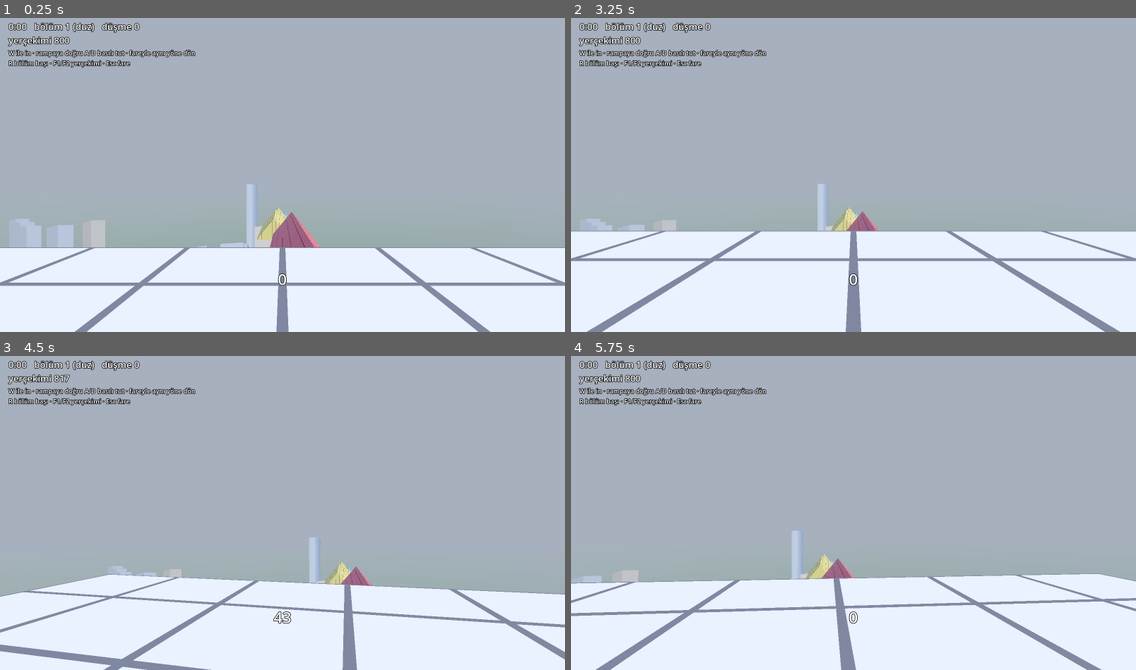
Above: before the commit, frames 1-4 (two rows, left to right).
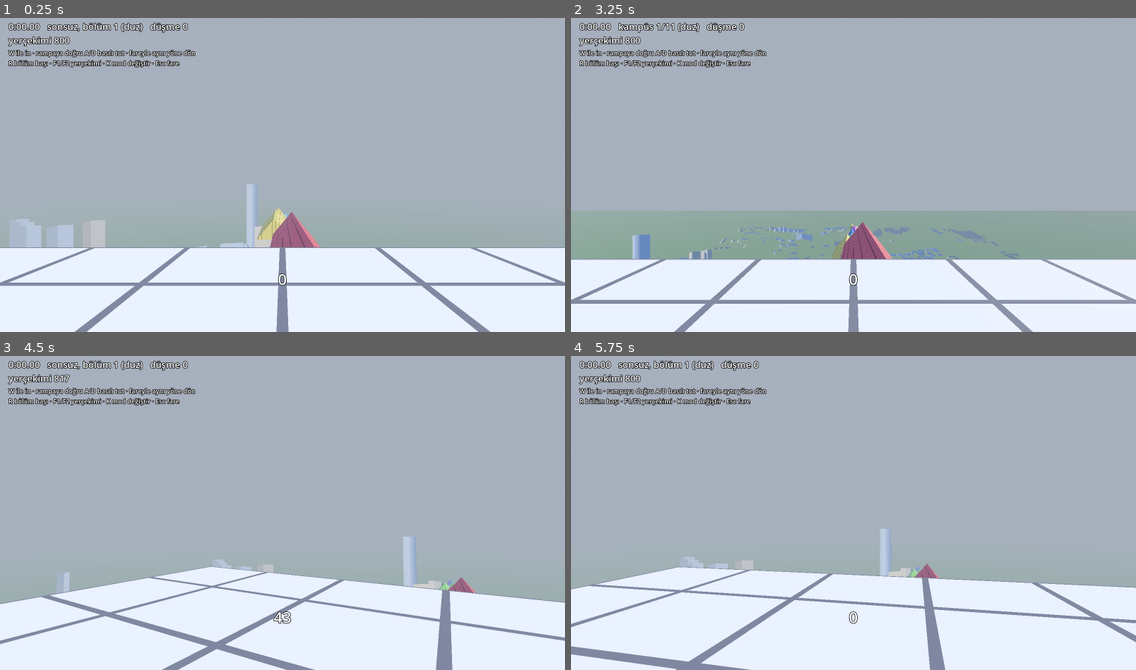
Above: after the commit, the same moments.

Repository: salihsahinin/sorf
Game: Godot game, scene res://sahneler/ana.tscn
Same seed, same stepped clock (60 frames per second), same inputs: the game is played once before the commit and once after it.
Inputs (mouse positions are in pixels of both pictures, inside the frame that each line leads up to):
- Up to frame 1 (0.25 s): no input
- Up to frame 2 (3.25 s): tap Enter at 0.5, 2.75 s; move the mouse to (881, 171) at 0.52 s; tap S (geri) at 0.6 s; tap W (ileri) at 0.8, 1.35 s; tap Space (zipla) at 1.25 s; move the mouse to (825, 175) at 1.27 s; tap A (sol) at 1.55, 2.1 s; move the mouse to (864, 168) at 2.02 s; hold R (yeniden) 2.03-2.78 s; move the mouse to (847, 178) at 2.77 s; tap R (yeniden) at 2.85 s; tap K at 3.05 s
- Up to frame 3 (4.5 s): move the mouse to (322, 516) at 3.52 s; tap K at 3.6 s; tap S (geri) at 3.8, 4.35 s; move the mouse to (237, 506) at 4.27 s
- Up to frame 4 (5.75 s): tap W (ileri) at 4.55, 5.1 s; move the mouse to (859, 509) at 5.02 s; tap A (sol) at 5.3 s

The runs differ from the first frame. In frame 1, 0.7% of the frame differs, in the area x 4-34%, y 1-16%; in frame 2, 15%, in the area x 0-100%, y 1-100%; in frame 3, 9.8%; in frame 4, 9.9%.

Commit message:
Campus mode: fixed west-to-east course over ITU Ayazaga (seed 2026, 11 segments), finish with best time, K toggles modes, kampus.bat
Co-Authored-By: Claude Opus 5.5 <noreply@anthropic.com>

Diff:
--- a/betikler/ana.gd
+++ b/betikler/ana.gd
@@ -7,6 +7,9 @@
 const Dunya := preload("res://betikler/dunya.gd")
 
 var dunya: Node3D
+static var kampus_modu := false   # K tuşuyla değişir, sahne yeniden yüklenince korunur
+var bitti := false
+var en_iyi := -1.0
 
 var oyuncu: CharacterBody3D
 var seviye: Node3D
@@ -25,10 +28,12 @@
 
 func _ready() -> void:
 	test = "--test" in OS.get_cmdline_user_args()
+	if "--kampus" in OS.get_cmdline_user_args():
+		kampus_modu = true
 	_tuslar()
 	seviye = Seviye.new()
 	add_child(seviye)
-	seviye.kur(7 if test else -1)
+	seviye.kur(2026 if kampus_modu else (7 if test else -1), kampus_modu)
 	dunya = Dunya.new()
 	add_child(dunya)
 	dunya.kur()
@@ -64,7 +69,7 @@
 	sure_yazi.position = Vector2(24, 16)
 	bilgi_yazi = _yazi(katman, 18)
 	bilgi_yazi.position = Vector2(24, 96)
-	bilgi_yazi.text = "W ile in · rampaya doğru A/D basılı tut · fareyle aynı yöne dön\nR bölüm başı · F1/F2 yerçekimi · Esc fare"
+	bilgi_yazi.text = "W ile in · rampaya doğru A/D basılı tut · fareyle aynı yöne dön\nR bölüm başı · F1/F2 yerçekimi · K mod değiştir · Esc fare"
 	var nisan := ColorRect.new()
 	nisan.color = Color(1, 1, 1, 0.8)
 	nisan.size = Vector2(4, 4)
@@ -96,6 +101,9 @@
 		return  # bot testinde gerçek klavye/fare girdisi sonucu bozmasın
 	if olay.is_action_pressed("yeniden"):
 		_bolum_basina()
+	elif olay is InputEventKey and olay.pressed and olay.physical_keycode == KEY_K:
+		kampus_modu = not kampus_modu
+		get_tree().reload_current_scene()
 	elif olay is InputEventKey and olay.pressed and olay.physical_keycode == KEY_F1:
 		oyuncu.yercekimi *= 0.9
 	elif olay is InputEventKey and olay.pressed and olay.physical_keycode == KEY_F2:
@@ -110,24 +118,44 @@
 	var p := oyuncu.global_position
 	bolum = seviye.guncelle(p, bolum)
 	en_ileri = maxi(en_ileri, bolum)
-	if bolum > 0 or p.z < -6.0:
+	if not bitti and (bolum > 0 or p.distance_to(seviye.baslangic) > 7.0):
 		sure += dt
 	var b: Dictionary = seviye.bolumler[bolum]
-	dunya.izle(p, b.bas.y, dt)
+	if not kampus_modu:
+		dunya.izle(p, b.bas.y, dt)
+	elif not bitti and p.distance_to(seviye.bitis_konum) < 40.0:
+		bitti = true
+		if en_iyi < 0.0 or sure < en_iyi:
+			en_iyi = sure
 	if p.y < b.bas.y - 70.0:
 		dusme += 1
 		_bolum_basina()
 	var h: float = oyuncu.yatay_hiz_birim()
 	en_yuksek = maxf(en_yuksek, h)
 	hiz_yazi.text = "%d" % int(h)
-	sure_yazi.text = "%d:%02d   bölüm %d (%s)   düşme %d\nyerçekimi %d" % [
-		int(sure) / 60, int(sure) % 60, bolum + 1, b.ad, dusme, int(round(oyuncu.etkin_yercekimi() / 0.01905))]
+	var mod := "kampüs %d/%d" % [bolum + 1, seviye.bolumler.size()] if kampus_modu else "sonsuz, bölüm %d" % (bolum + 1)
+	var ek := ""
+	if bitti:
+		ek = "   bitti"
+	if en_iyi >= 0.0:
+		ek += "   en iyi %d:%05.2f" % [int(en_iyi) / 60, fmod(en_iyi, 60.0)]
+	sure_yazi.text = "%d:%05.2f   %s (%s)   düşme %d%s\nyerçekimi %d" % [
+		int(sure) / 60, fmod(sure, 60.0), mod, b.ad, dusme, ek, int(round(oyuncu.etkin_yercekimi() / 0.01905))]
 	if test:
 		_test_adimi(dt)
 
 
 func _test_adimi(dt: float) -> void:
 	test_t += dt
+	if kampus_modu:
+		if test_t >= 2.0:
+			DirAccess.make_dir_recursive_absolute(ProjectSettings.globalize_path("res://test_cikti"))
+			get_viewport().get_texture().get_image().save_png("res://test_cikti/kampus.png")
+			var son: Vector3 = seviye.bitis_konum
+			var gecti: bool = seviye.bolumler.size() >= 8 and son.x > 850.0 and absf(son.z) < 800.0 and son.y > 20.0
+			print("KAMPUS %s: %d bölüm, başlangıç y=%.0f, bitiş (%.0f, %.0f, %.0f)" % ["GECTI" if gecti else "KALDI", seviye.bolumler.size(), seviye.baslangic.y, son.x, son.y, son.z])
+			get_tree().quit(0 if gecti else 1)
+		return
 	var bp := oyuncu.global_position
 	if bp.z > -7.5 and bp.y > 59.0:
 		oyuncu.bot_girdi = Vector2(0, 1)
--- a/betikler/seviye.gd
+++ b/betikler/seviye.gd
@@ -15,17 +15,42 @@
 var imlec := Vector3(0, 54, -3)
 var imlec_yaw := 0.0
 var sayac := 0
-
-
-func kur(tohum: int = -1) -> void:
+var kampus := false          # sabit parkur: kampüsün batısından doğusuna, kendi kendine biter
+var bitis_konum := Vector3.ZERO
+
+
+func kur(tohum: int = -1, kampus_modu := false) -> void:
+	kampus = kampus_modu
 	if tohum >= 0:
 		rng.seed = tohum
 	else:
 		rng.randomize()
 	_ortam()
-	_kutu(self, Vector3(0, 60, 0), Vector3(12, 1, 12), Color(0.9, 0.9, 0.92))
-	for i in 6:
+	if not kampus:
+		_kutu(self, Vector3(0, 60, 0), Vector3(12, 1, 12), Color(0.9, 0.9, 0.92))
+		for i in 6:
+			_bolum_ekle()
+		return
+	# Kampüs: başlangıç batıda, yön doğu (+X). Önce sıfır yüksekliğe göre üret, sonra bütün parkuru
+	# bitiş platformu yerden 30 m yukarıda kalacak kadar kaldır.
+	var p := Vector3(-950, 0, 0)
+	imlec_yaw = -PI / 2
+	baslangic_yaw = imlec_yaw
+	baslangic = p + Vector3(0, 2, 0)
+	imlec = p + ileri(imlec_yaw) * 3.0 + Vector3(0, -6, 0)
+	_kutu(self, p, Vector3(12, 1, 12), Color(0.9, 0.9, 0.92))
+	while imlec.x < 900.0:
 		_bolum_ekle()
+	bitis_konum = imlec + ileri(imlec_yaw) * 25.0 + Vector3(0, -10, 0)
+	_kutu(self, bitis_konum, Vector3(60, 1, 60), Color(0.95, 0.85, 0.35))
+	var kaldir := 30.0 - bitis_konum.y
+	for c in get_children():
+		if c is Node3D:
+			c.position.y += kaldir
+	for b in bolumler:
+		b.bas.y += kaldir
+	baslangic.y += kaldir
+	bitis_konum.y += kaldir
 
 
 func ileri(yaw: float) -> Vector3:
@@ -43,6 +68,8 @@
 		var b: Dictionary = bolumler[i]
 		if (p - b.bas).dot(ileri(b.yaw)) > 0.0 and p.distance_to(b.bas) < 300.0:
 			yeni = i
+	if kampus:
+		return yeni
 	while bolumler.size() - yeni < 6:
 		_bolum_ekle()
 	# Geride kalan bölümleri sil (dizideki yeri korunur, düğüm serbest bırakılır).
@@ -86,6 +113,11 @@
 				s = -s
 				_gap(rng.randf_range(6, 10))
 		"viraj":
+			if kampus:
+				# Virajlar parkuru doğu yönüne geri çevirir; kampüsün dışına taşmasın.
+				var fark := -PI / 2 - imlec_yaw
+				if absf(fark) > 0.05:
+					s = -1 if fark > 0.0 else 1
 			var adim := -s * deg_to_rad(rng.randf_range(9, 14))
 			for i in rng.randi_range(7, 11):
 				_parca(kap, s, 22, 10, 12, 2.5, renk)
@@ -199,7 +231,7 @@
 	e.ambient_light_energy = 0.9
 	e.tonemap_mode = Environment.TONE_MAPPER_FILMIC
 	e.fog_enabled = true
-	e.fog_density = 0.0008
+	e.fog_density = 0.00015 if kampus else 0.0008  # kampüste uzak binalar görünsün
 	cevre.environment = e
 	add_child(cevre)
 	var gunes := DirectionalLight3D.new()
Not shown, added: kampus.bat
